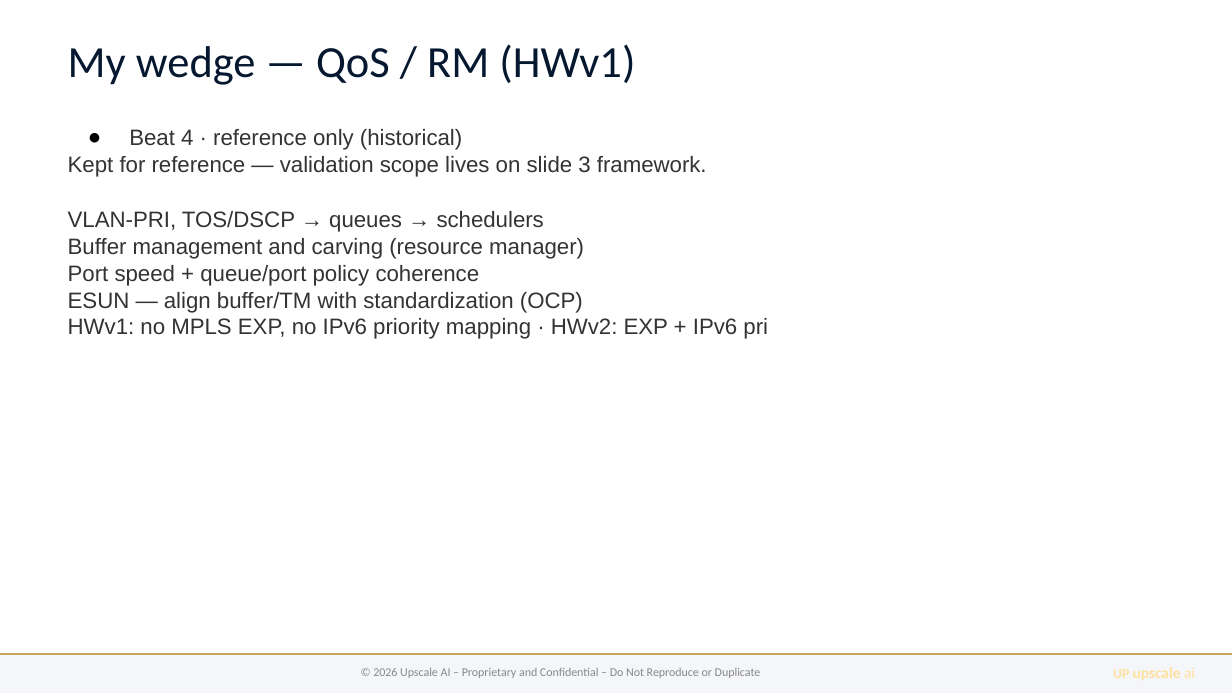
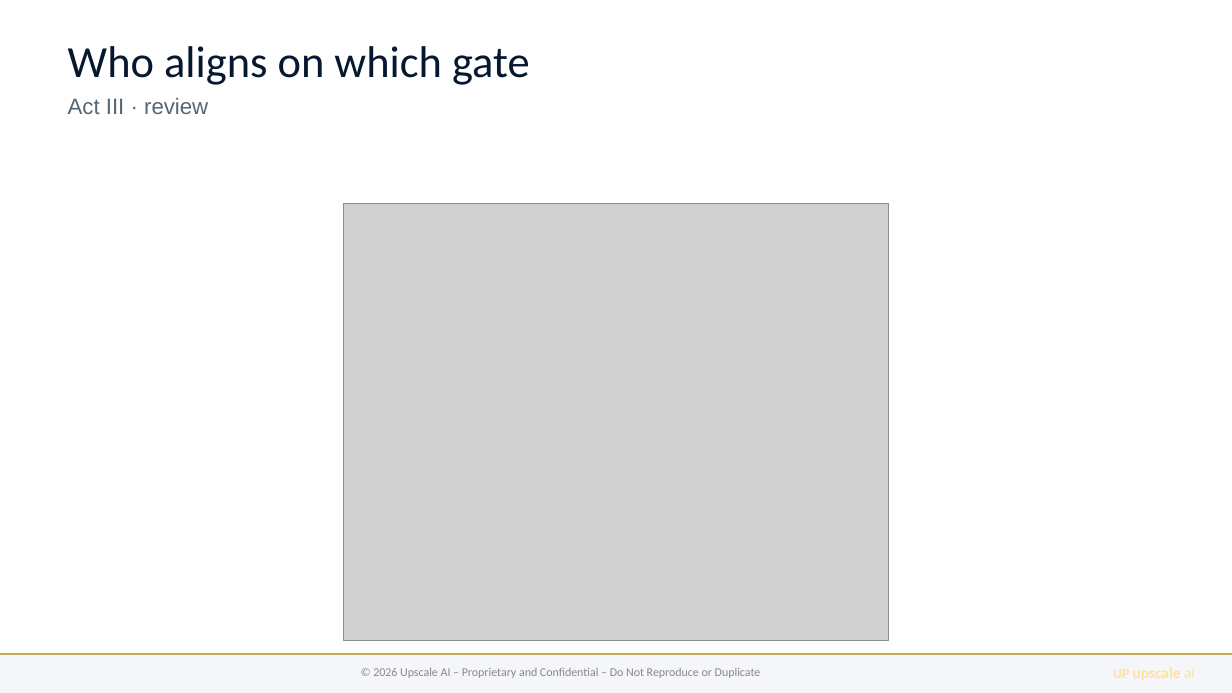
Before and after one commit to upscale-ai-network/agent-template, a slide deck: slide 6 of dt122/bugatti-qos-ccc.pptx. Drawn at 1232x693 pixels with LibreOffice and Linux fonts; fonts in the diff are those of the drawing; grey boxes stand for pictures. Boxes give left, top, right and bottom in pixels: in the first picture for what was removed or moved away, otherwise in the second. Text is boxed around its words. In the diff, an @@ line names an element or a change of style, - is before the commit and + after.

```diff
--- a/dt122/bugatti-qos-ccc.pptx
+++ b/dt122/bugatti-qos-ccc.pptx
@@ text at (x1=68, y1=46, x2=530, y2=114): text changed @@
-My wedge — QoS / RM (HWv1)
+Who aligns on which gate
+Act III · review
@@ text removed at (x1=68, y1=129, x2=768, y2=339) @@
-● Beat 4 · reference only (historical)
-Kept for reference — validation scope lives on slide 3 framework.
-VLAN-PRI, TOS/DSCP → queues → schedulers
-Buffer management and carving (resource manager)
-Port speed + queue/port policy coherence
-ESUN — align buffer/TM with standardization (OCP)
-HWv1: no MPLS EXP, no IPv6 priority mapping · HWv2: EXP + IPv6 pri
@@ picture added at (x1=344, y1=203, x2=890, y2=641) @@
```
Also in this commit, not shown: 7 other slides changed, 3 slides removed, 26 other files.
